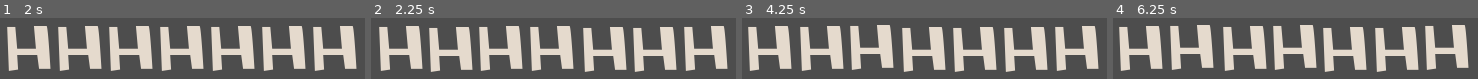
Above: before the commit, frames 1-4 (left to right).
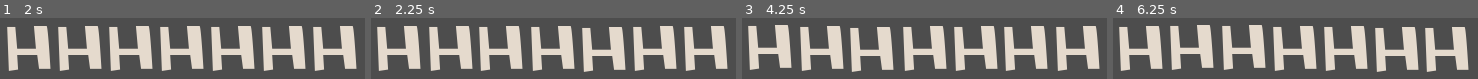
Above: after the commit, the same moments.

Repository: sugarvoid/make-words-dx
Game: Godot game, scene res://game/debug/test_word.tscn
The game is run twice, just before and just after one commit, with the same random seed, the same clock (stepped at 60 frames per second) and the same inputs. This scene is started directly instead of the project's main scene.
Inputs:
- Up to frame 1 (2 s): tap Enter (submit_word) at 0.5, 1.35 s; hold Space (space) 0.53-1.28 s; hold Backspace (backspace) from 1.28 s (still down)
- Up to frame 2 (2.25 s): tap Enter (submit_word) at 2 s; release Backspace (backspace) at 2.03 s; hold Space (space) from 2.03 s (still down)
- Up to frame 3 (4.25 s): release Space (space) at 2.78 s; tap Enter (submit_word) at 2.85 s; tap Space (space) at 3.5 s; hold Backspace (backspace) from 3.53 s (still down); hold Space (space) from 3.53 s (still down)
- Up to frame 4 (6.25 s): release Space (space) at 4.28 s; tap Enter (submit_word) at 4.35, 5, 5.85 s; hold Space (space) 5.03-5.78 s; release Backspace (backspace) at 5.78 s

Frame 1 is identical in both runs. In frame 2, 5.5% of the frame differs, in the area x 1-84%, y 13-89%; in frame 3, 7.0%, in the area x 1-99%, y 11-89%; in frame 4, 5.1%.

Commit message:
Add flash color option to letter shake

Diff:
--- a/game/debug/test_word.tscn
+++ b/game/debug/test_word.tscn
@@ -11,6 +11,7 @@
 grow_vertical = 2
 
 [node name="RunningWord" type="HBoxContainer" parent="."]
+layout_mode = 0
 offset_top = 186.0
 offset_right = 599.0
 offset_bottom = 324.0
--- a/game/letter_label/letter_label.gd
+++ b/game/letter_label/letter_label.gd
@@ -27,25 +27,25 @@
 	tween.tween_property(self, "global_position", pos, 0.6)
 
 
-func shake() -> void:
-	var shake = 5
-	var shake_amount = 2
-	var shake_duration = 0.1
-	var shake_count = 3
+func shake(do_flash: bool=false) -> void:
+	var shake_amount = 2.5
+	var shake_duration = 0.03
+	var shake_count = 5
 	var tween = get_tree().create_tween()
-
 	var start_pos: Vector2 = self.position
 
-
-
+	if do_flash:
+		flash_wrong()
 	for i in shake_count:
 		randomize()
-		#var x_ran = start_pos.x + randf_range((start_pos.x - shake_amount), (start_pos.x + shake_amount))
-		#var y_ran = start_pos.y + randf_range((start_pos.y - shake_amount), (start_pos.y + shake_amount))
 		var x_ran = randf_range((start_pos.x - shake_amount), (start_pos.x + shake_amount))
 		var y_ran = randf_range((start_pos.y - shake_amount), (start_pos.y + shake_amount))
 		tween.tween_property(self, "position", Vector2(x_ran, y_ran), shake_duration)
+
 		tween.tween_property(self, "position", start_pos, shake_duration)
+
+	await get_tree().create_timer(0.8).timeout
+	reset_color()
 
 
 func flash_wrong() -> void:
